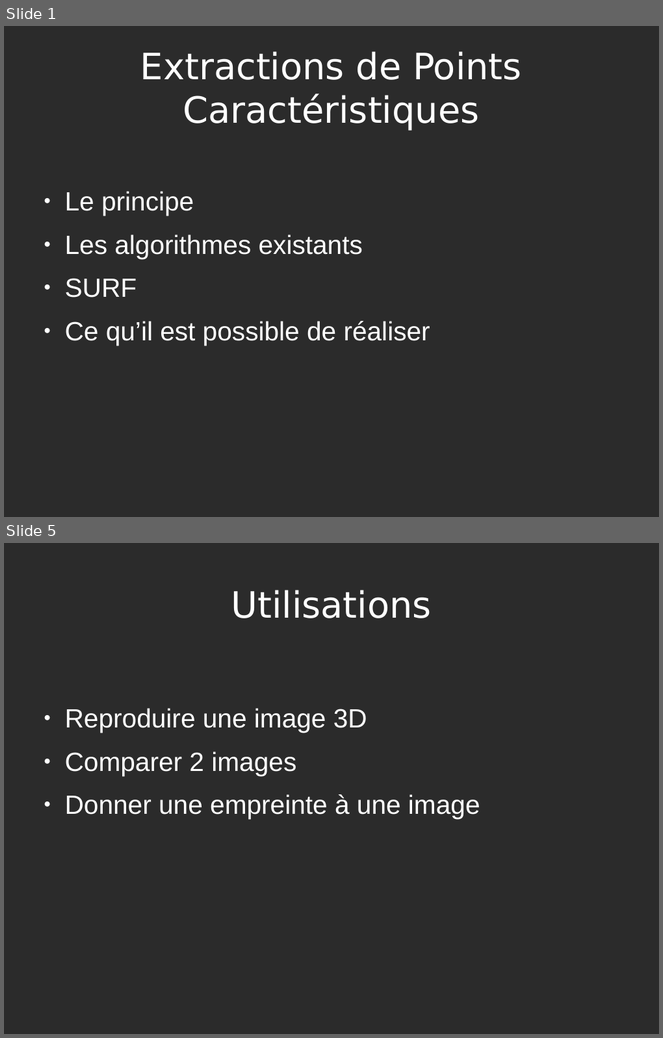
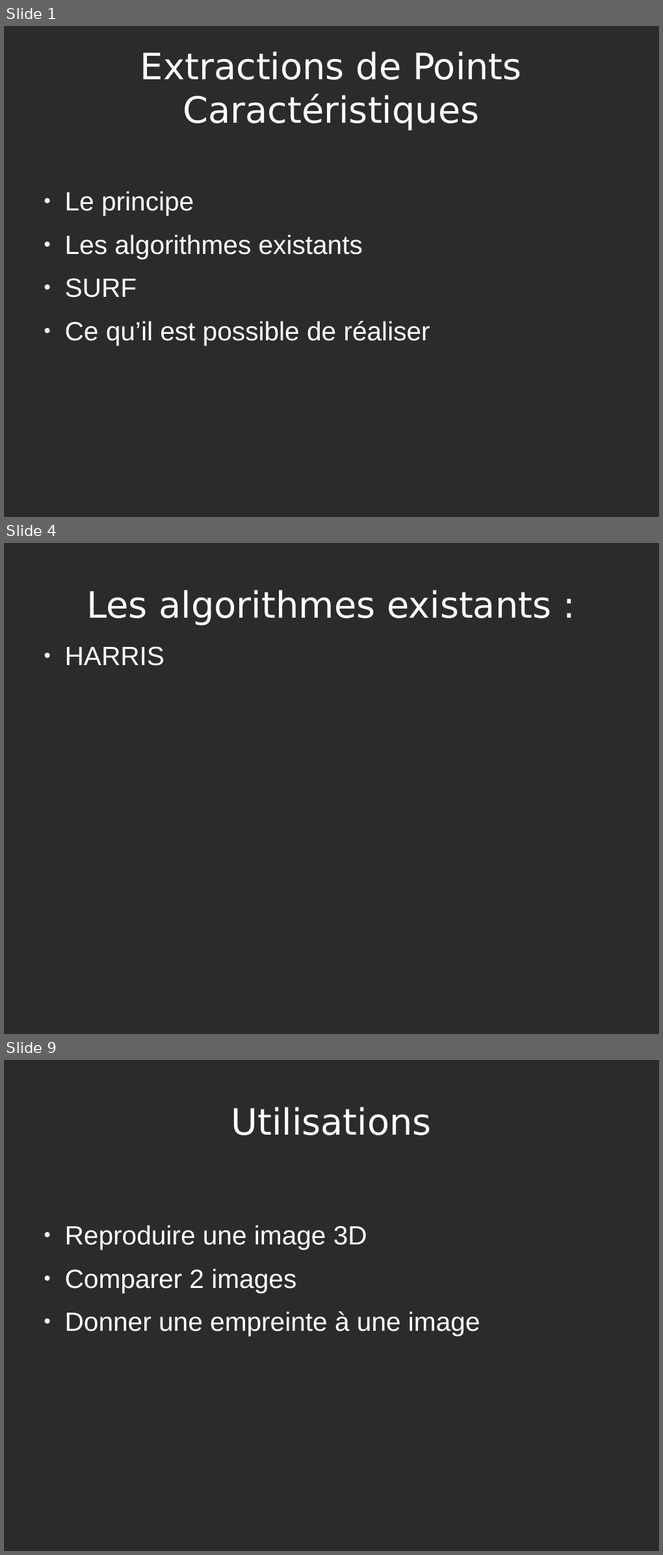
Before and after one commit to todorico/EPC, a slide deck: Presentation.odp. Shown one above the other, each under a label of ours: slides 1 and 5 before the commit, slides 1, 4 and 9 after it; the slides between them are not shown. The pictures are 663x1038 and 663x1555 pixels, drawn with LibreOffice and Linux fonts; fonts in the diff are those of the drawing; background and template pictures are left out; a plain dark background stands for a picture behind light text. Boxes give left, top, right and bottom in pixels: in the first picture for what was removed or moved away, otherwise in the second. Text is boxed around its words. In the diff, an @@ line names an element or a change of style, - is before the commit and + after.

```diff
--- a/Presentation.odp
+++ b/Presentation.odp
@@ slide 4 added at (4, 543, 659, 1034), background picture (left out) @@
@@ title added at (87, 590, 551, 626), 44 pt, text #FFFFFF @@
+Les algorithmes existants :
@@ text added at (65, 646, 165, 666), 32 pt, text #FFFFFF @@
+● HARRIS
@@ what was slide 5 is now slide 9 @@
```
Also in this commit, not shown: 3 slides changed, 3 other slides added.
